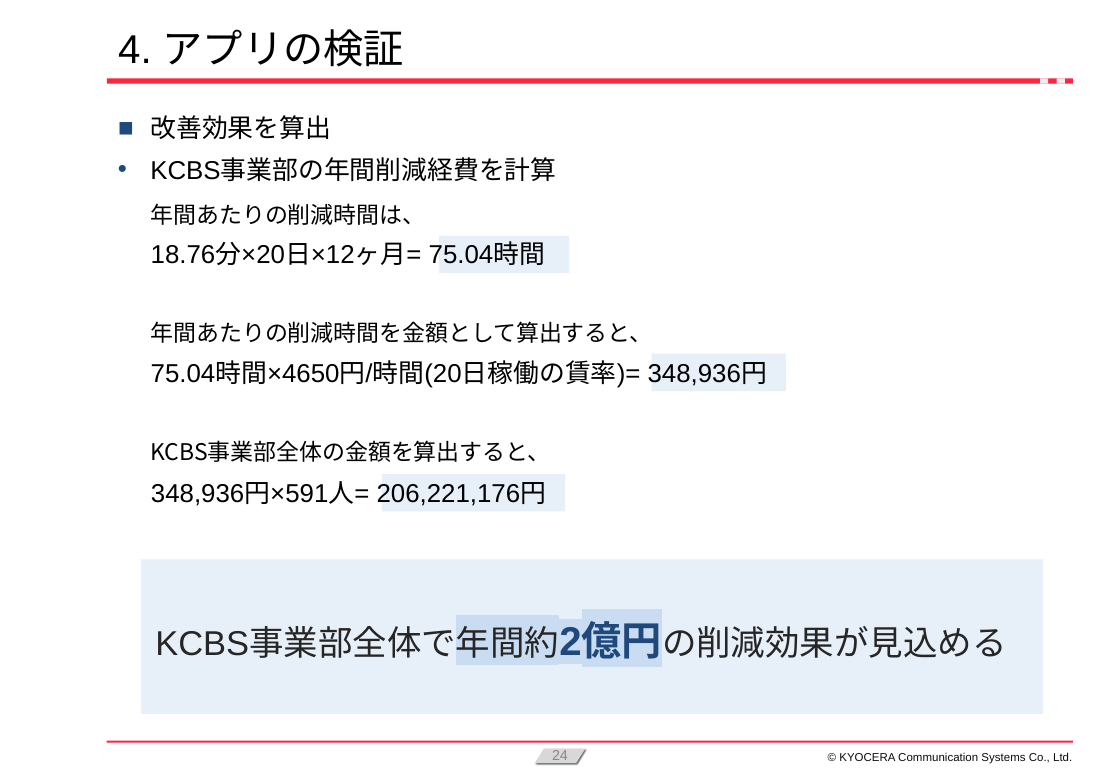
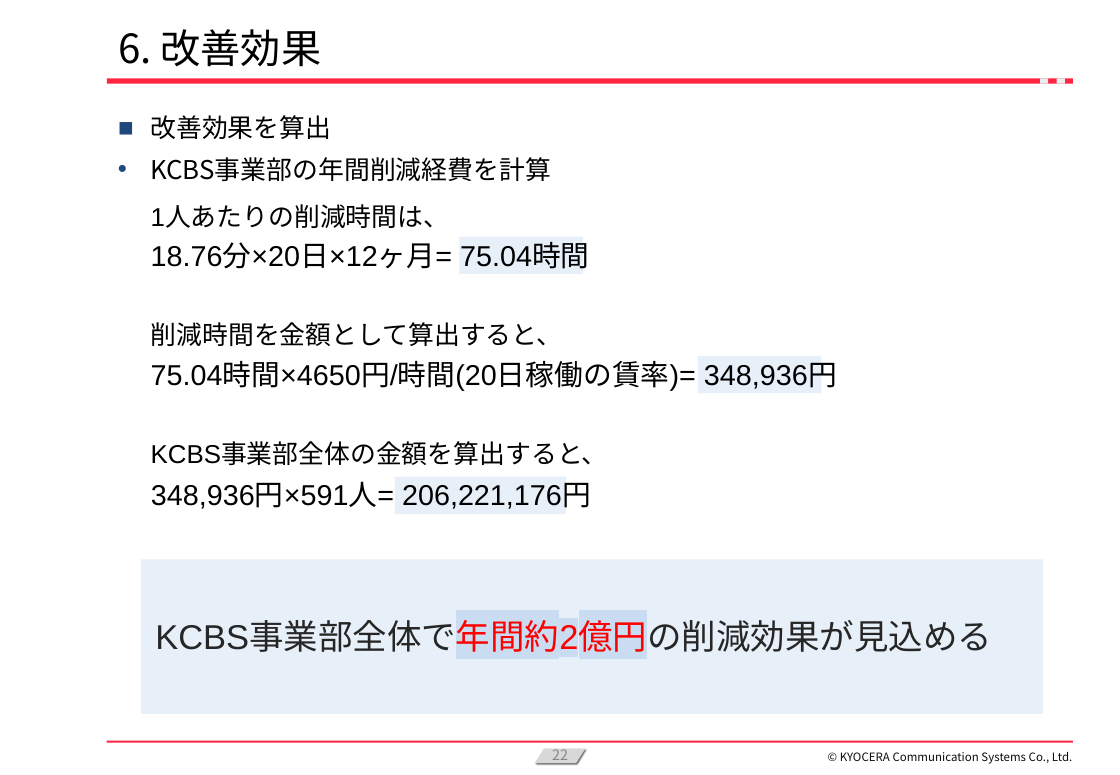
Before and after one commit to KanataOsako/SCSA, a slide deck: slide 22 of src/研究レポート/業務改善【大迫かなた】2024年予選会資料_最新.pptx (slide 24 before the commit). Drawn at 1120x775 pixels with LibreOffice and Linux fonts; fonts in the diff are those of the drawing; background and template pictures are left out. Boxes give left, top, right and bottom in pixels: in the first picture for what was removed or moved away, otherwise in the second. Text is boxed around its words. In the diff, an @@ line names an element or a change of style, - is before the commit and + after.

```diff
--- a/src/研究レポート/業務改善【大迫かなた】2024年予選会資料_最新.pptx
+++ b/src/研究レポート/業務改善【大迫かなた】2024年予選会資料_最新.pptx
@@ title at (118,29,322,67): text changed; font Arial to Noto Sans CJK JP @@
-4. アプリの検証
+6. 改善効果
@@ text "KCBS事業部の年間削減経費を計算" at (150,157,551,181): font Arial to Noto Sans CJK JP @@
@@ text at (151,205,450,228): text changed; size 16 to 18 pt; font Noto Sans CJK JP to Arial @@
-年間あたりの削減時間は、
+1人あたりの削減時間は、
@@ size 18 to 20 pt in 3 elements at (151,362,837,390), (151,482,591,509), (151,244,590,269) @@
@@ rectangle: place and size @@
-rectangle at (440,236,570,273)
+rectangle at (459,237,583,274)
@@ text at (151,322,563,346): text changed; size 16 to 18 pt; font Noto Sans CJK JP to Arial @@
-年間あたりの削減時間を金額として算出すると、
+削減時間を金額として算出すると、
@@ rectangle: place and size @@
-rectangle at (652,354,786,391)
+rectangle at (698,356,821,393)
@@ text "KCBS事業部全体の金額を算出すると、" at (151,442,608,465): size 16 to 18 pt, font Noto Sans CJK JP to Arial @@
@@ rectangle: place and size @@
-rectangle at (382,475,565,512)
+rectangle at (395,477,566,514)
@@ text "KCBS事業部全体で年間約2億円の削減効果が見込める" at (155,621,992,652): size 28 to 24 pt, text colour #262626 to #FF0000, text colour #1F497D to #FF0000, bold off in "KCBS事業部全体で年間約2億円の削減効果が見込める" @@
@@ page number at (552,749,568,764): text changed; font Arial to Noto Sans CJK JP @@
-24
+22
@@ text "© KYOCERA Communication Systems Co., ..." at (840,752,1073,764): font Arial to Noto Sans CJK JP @@
```
Also in this commit, not shown: 26 other slides changed, 7 slides added, 5 slides removed.
